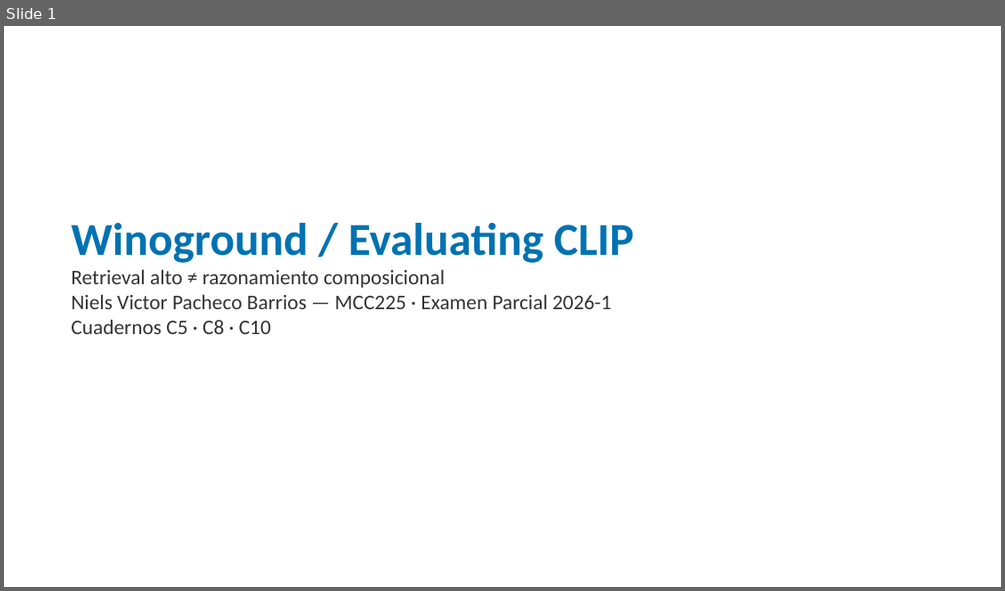
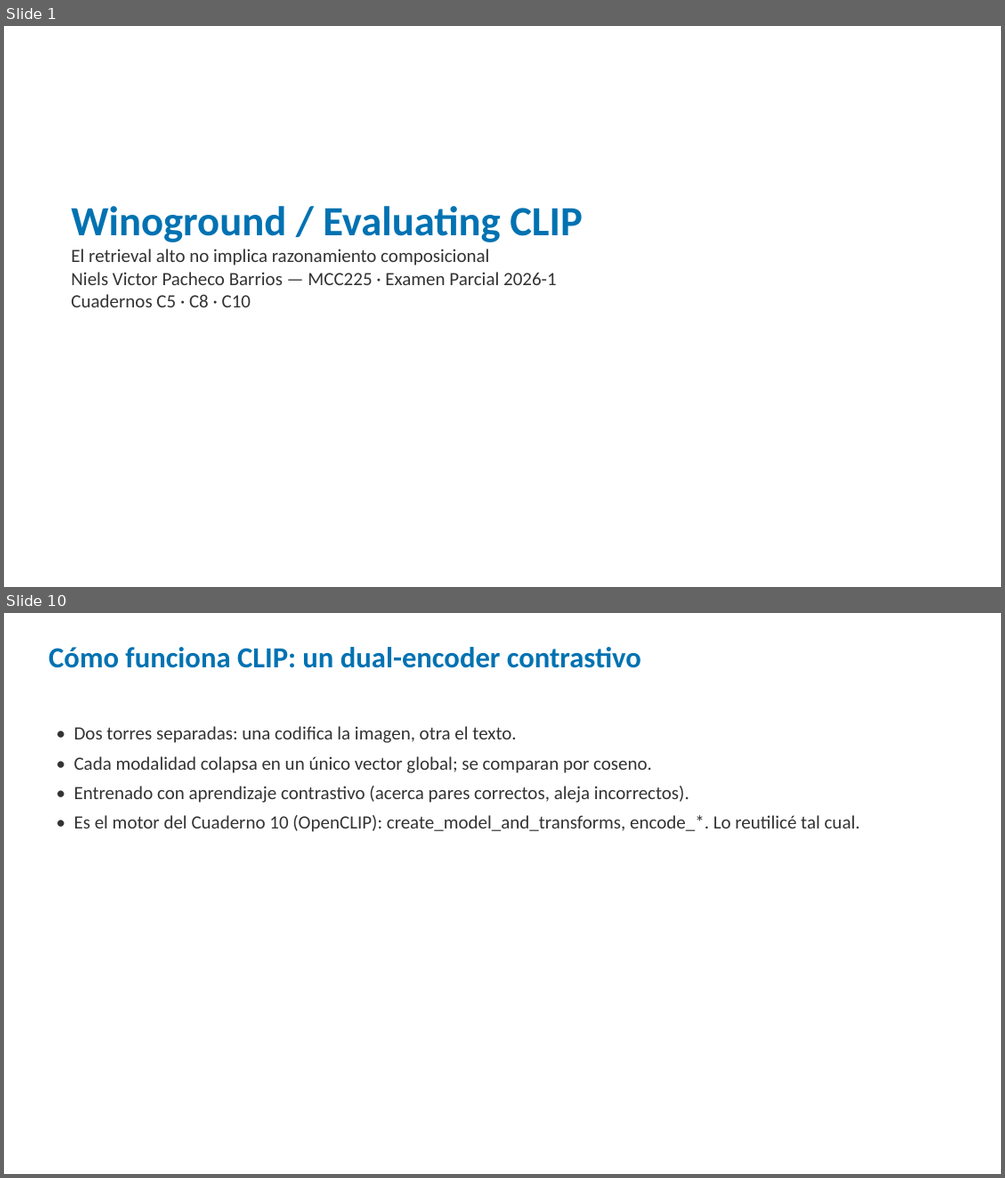
Before and after one commit to nielspac177/MCC225-Winoground, a slide deck: slides/pptx/defensa_winoground.pptx. Shown one above the other, each under a label of ours: slide 1 before the commit, slides 1 and 10 after it; the slides between them are not shown. The pictures are 1005x591 and 1005x1178 pixels, drawn with LibreOffice and Linux fonts; fonts in the diff are those of the drawing. Boxes give left, top, right and bottom in pixels: in the first picture for what was removed or moved away, otherwise in the second. Text is boxed around its words. In the diff, an @@ line names an element or a change of style, - is before the commit and + after.

Commit message:
Examen Parcial 1: guion, plan 20min, defensa de codigo y embeddings versionados

```diff
--- a/slides/pptx/defensa_winoground.pptx
+++ b/slides/pptx/defensa_winoground.pptx
@@ slide 10 added at (x1=4, y1=613, x2=1001, y2=1174), background #FFFFFF @@
@@ text added at (x1=48, y1=647, x2=641, y2=668), 28 pt, text #0072B2, bold @@
+Cómo funciona CLIP: un dual-encoder contrastivo
@@ text added at (x1=74, y1=726, x2=860, y2=832), 18 pt, text #333333 @@
+• Dos torres separadas: una codifica la imagen, otra el texto.
+• Cada modalidad colapsa en un único vector global; se comparan por coseno.
+• Entrenado con aprendizaje contrastivo (acerca pares correctos, aleja incorrectos).
+• Es el motor del Cuaderno 10 (OpenCLIP): create_model_and_transforms, encode_*. Lo reutilicé tal cual.
@@ slide 1 changed as well @@
@@ text "Winoground / Evaluating CLIP" moved from (x1=71, y1=223, x2=634, y2=334) to (x1=71, y1=206, x2=582, y2=307) @@
@@ text at (x1=71, y1=206, x2=582, y2=307): size 44 to 40 pt in "Winoground / Evaluating CLIP"; size 20 to 18 pt in "Niels Victor Pacheco Barrios — MCC225 · ...", "Cuadernos C5 · C8 · C10" @@
@@ text at (x1=71, y1=248, x2=489, y2=265): text changed; size 20 to 18 pt @@
-Retrieval alto ≠ razonamiento composicional
+El retrieval alto no implica razonamiento composicional
```
Also in this commit, not shown: 1 other slide changed, 26 other slides added, 6 slides removed, 9 other files.
